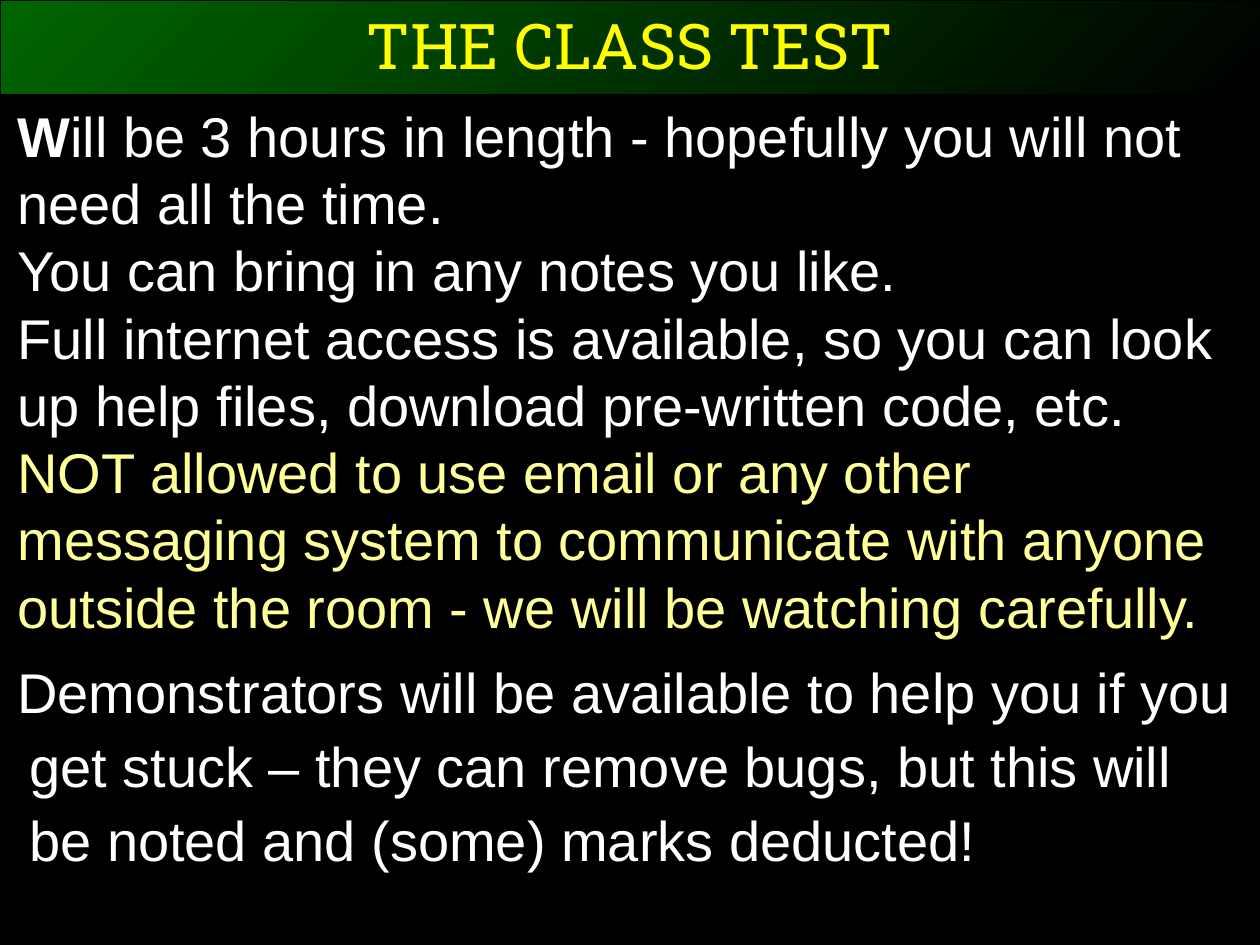
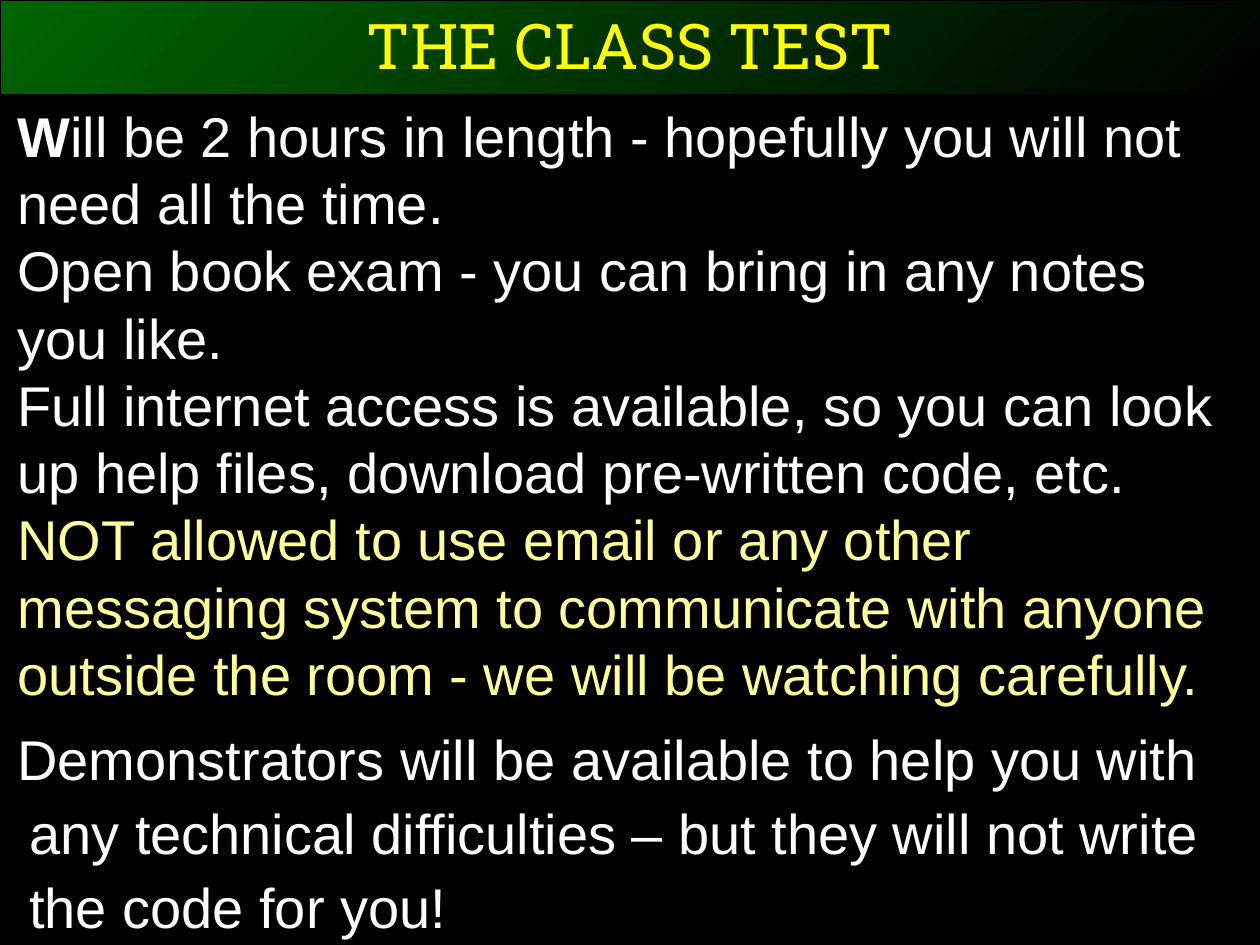
Before and after one commit to ggorman/Introduction-to-stats-for-geoscientists, a slide deck: slide 11 of slides/CSFG8.pptx. Drawn at 1260x945 pixels with LibreOffice and Linux fonts; fonts in the diff are those of the drawing. Boxes give left, top, right and bottom in pixels: in the first picture for what was removed or moved away, otherwise in the second. Text is boxed around its words. In the diff, an @@ line names an element or a change of style, - is before the commit and + after.

```diff
--- a/slides/CSFG8.pptx
+++ b/slides/CSFG8.pptx
@@ text at (17,116,1181,370): text changed @@
-Will be 3 hours in length - hopefully you will not need all the time.
-You can bring in any notes you like.
+Will be 2 hours in length - hopefully you will not need all the time.
+Open book exam - you can bring in any notes you like.
@@ text at (17,739,1198,939): text changed @@
-Demonstrators will be available to help you if you get stuck – they can remove bugs, but this will be noted and (some) marks deducted!
+Demonstrators will be available to help you with any technical difficulties – but they will not write the code for you!
```
Also in this commit, not shown: 9 other slides changed, 4 other files.
